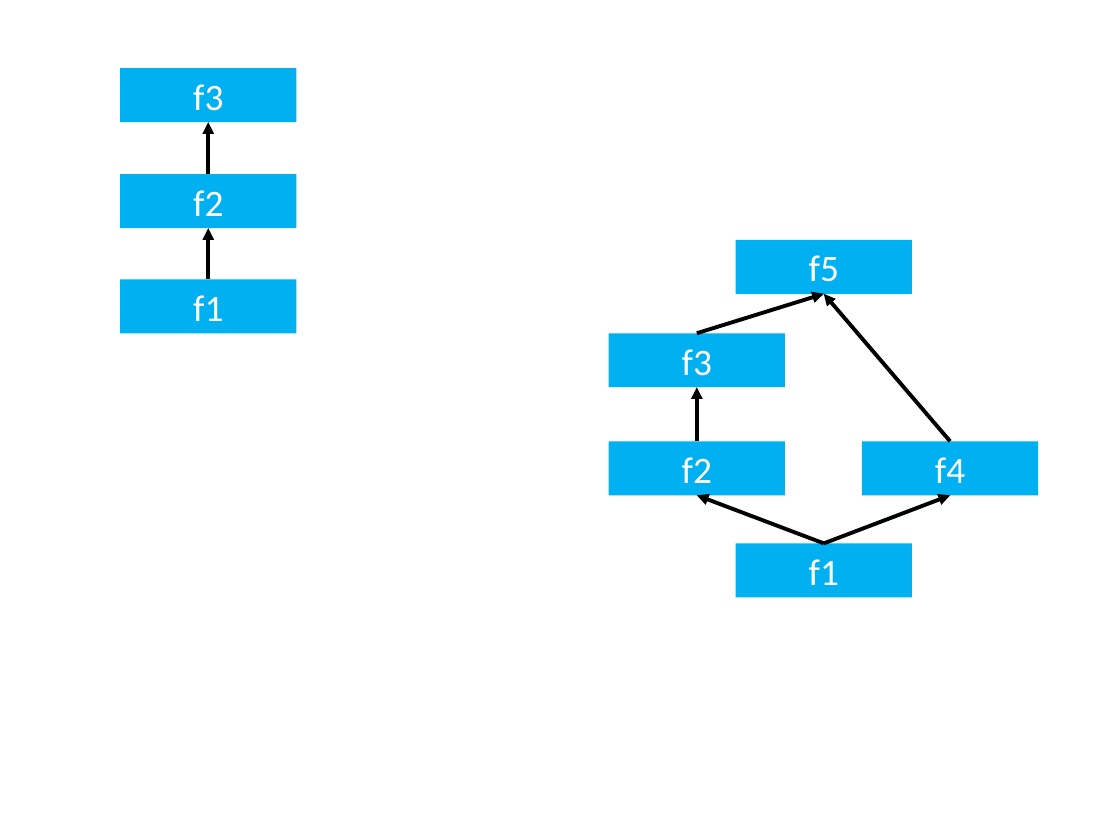
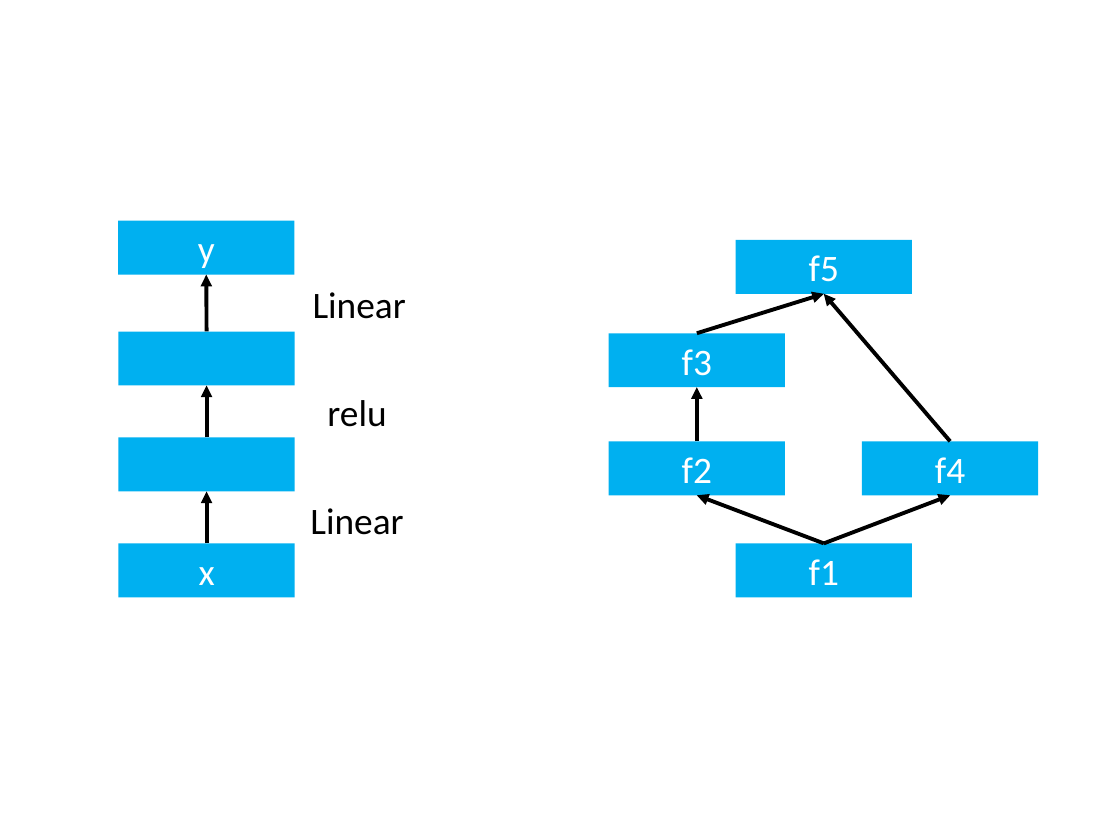
Before and after one commit to hshindo/Merlin.jl, a slide deck: slide 4 of docs/src/assets/figures.pptx (slide 2 before the commit). Drawn at 1120x840 pixels with LibreOffice and Linux fonts; fonts in the diff are those of the drawing. Boxes give left, top, right and bottom in pixels: in the first picture for what was removed or moved away, otherwise in the second. Text is boxed around its words. In the diff, an @@ line names an element or a change of style, - is before the commit and + after.

```diff
--- a/docs/src/assets/figures.pptx
+++ b/docs/src/assets/figures.pptx
@@ rectangle removed at [120,68,296,122] @@
-f3
@@ rectangle removed at [120,174,296,227] @@
-f2
@@ rectangle added at [118,221,293,274], fill #00B0F0, 24 pt, text #FFFFFF @@
+y
@@ rectangle removed at [120,279,296,333] @@
-f1
@@ arrow added from (206, 332) to (206, 274), #000000 2.5 pt @@
@@ text added at [313,292,406,319], 24 pt, text #000000 @@
+Linear
@@ rectangle added at [119,332,295,385], fill #00B0F0 @@
@@ arrow moved from (208, 174) - (208, 122) to (206, 438) - (206, 385) @@
@@ text added at [327,400,386,427], 24 pt, text #000000 @@
+relu
@@ rectangle added at [119,438,295,492], fill #00B0F0 @@
@@ arrow moved from (208, 279) - (208, 228) to (206, 543) - (206, 492) @@
@@ text added at [310,508,403,535], 24 pt, text #000000 @@
+Linear
@@ rectangle added at [119,543,295,597], fill #00B0F0, 24 pt, text #FFFFFF @@
+x
```
Also in this commit, not shown: 2 slides added, 4 other files.
